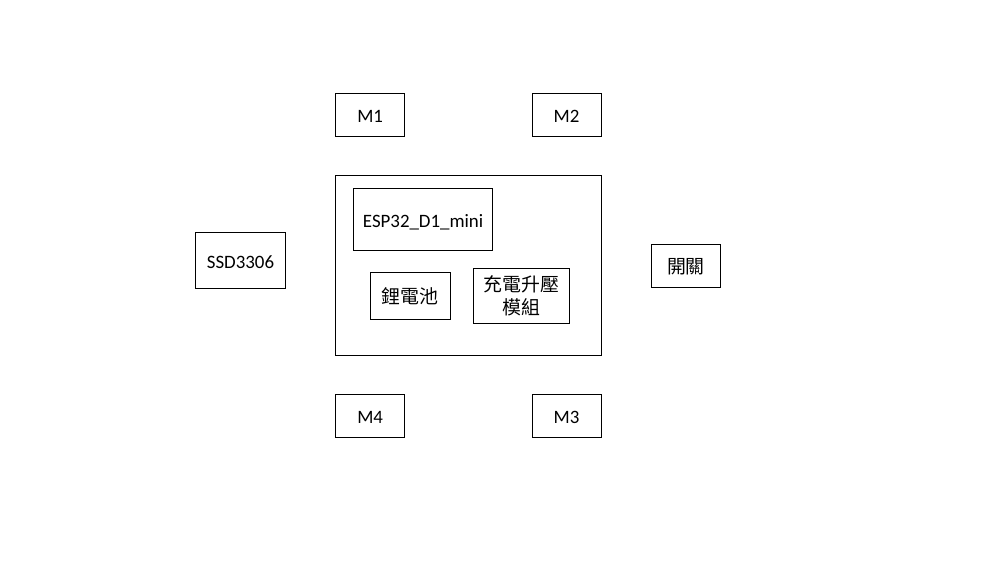
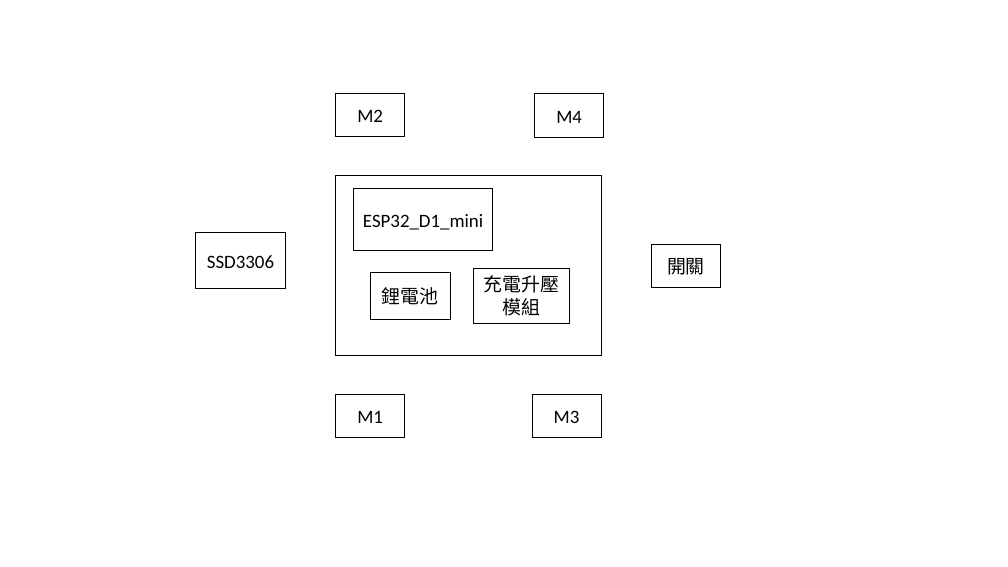
Before and after one commit to LenShi1989/esp32-D1-mini_dog, a slide deck: slide 1 of docs/dog設計圖.pptx. Drawn at 1008x567 pixels with LibreOffice and Linux fonts; fonts in the diff are those of the drawing. Boxes give left, top, right and bottom in pixels: in the first picture for what was removed or moved away, otherwise in the second. Text is boxed around its words. In the diff, an @@ line names an element or a change of style, - is before the commit and + after.

Commit message:
feat: 更新狗狗設計圖的 PPTX 文件

```diff
--- a/docs/dog設計圖.pptx
+++ b/docs/dog設計圖.pptx
@@ rectangle "M2": place and size @@
-rectangle "M2" at (532,94,601,137)
+rectangle "M2" at (336,94,405,137)
@@ rectangle "M4": place and size @@
-rectangle "M4" at (336,395,405,438)
+rectangle "M4" at (535,94,603,137)
@@ rectangle "M1": place and size @@
-rectangle "M1" at (336,94,405,137)
+rectangle "M1" at (336,394,405,437)
```
